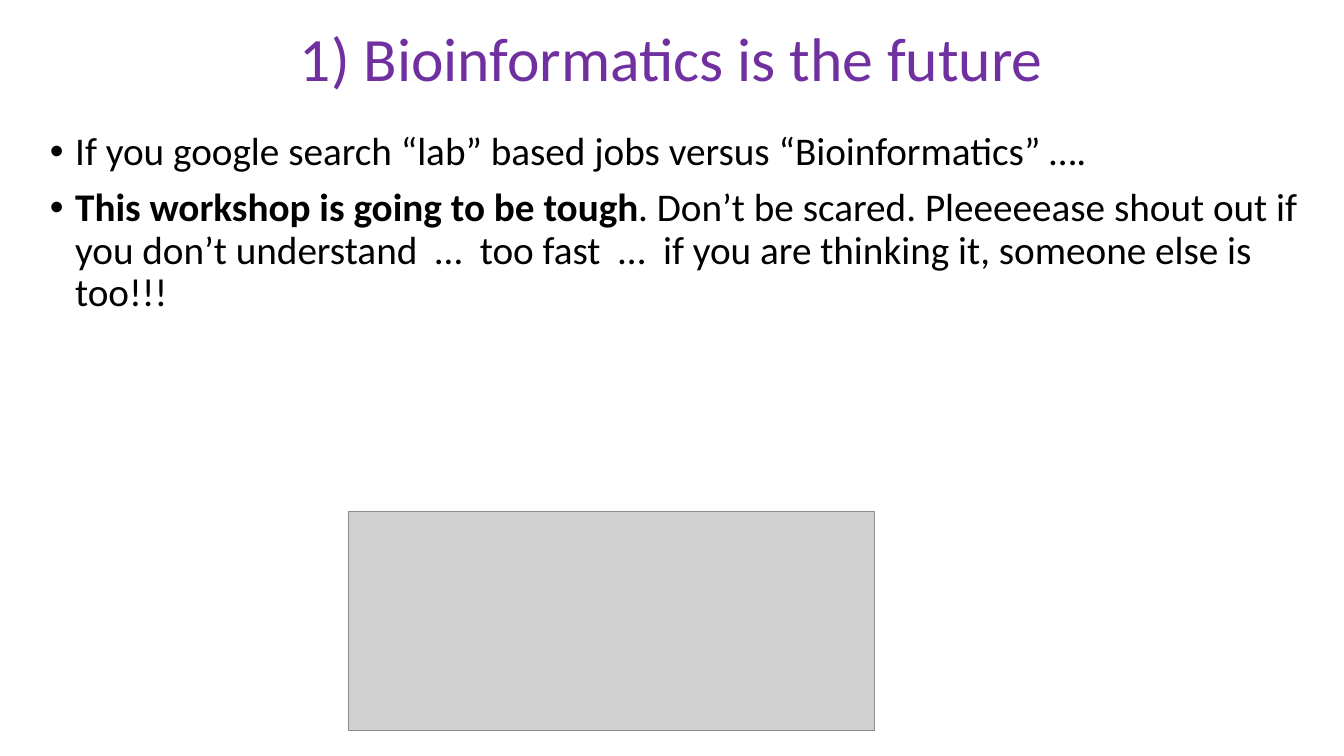
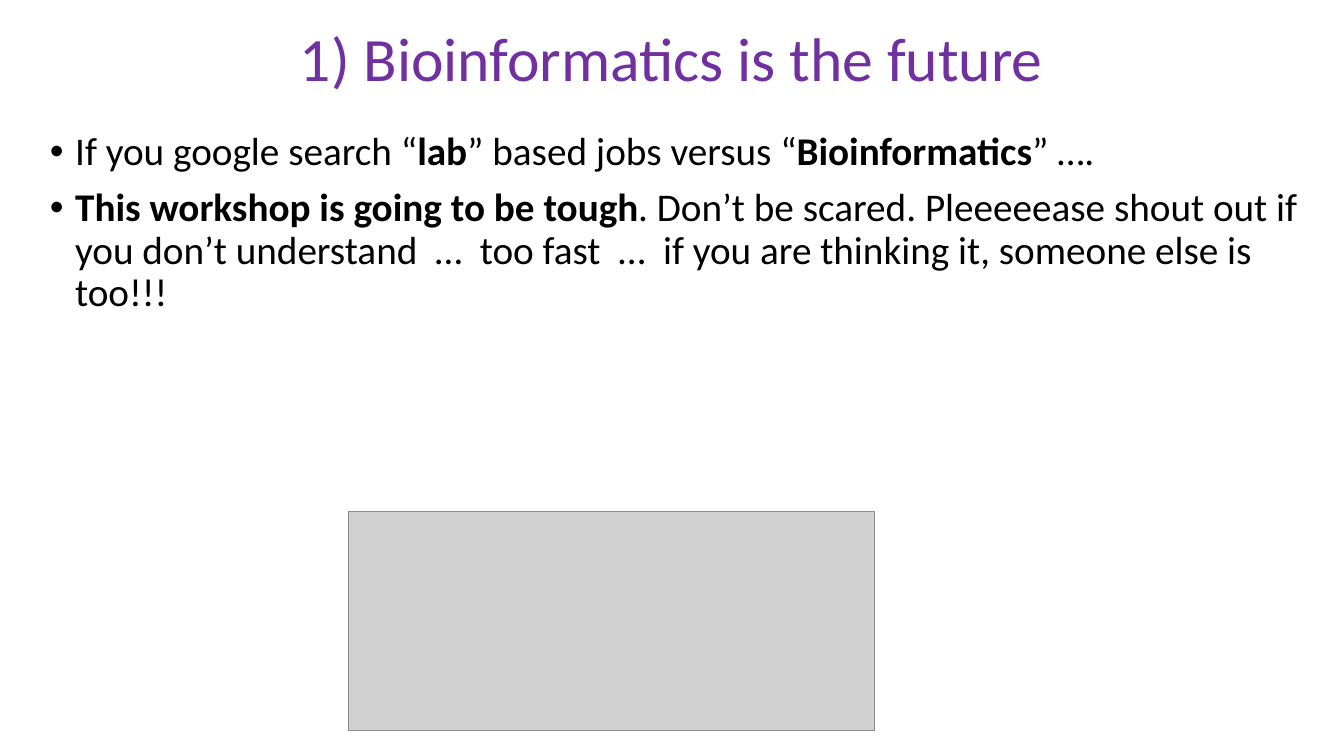
Before and after one commit to peterthorpe5/genome_assembly_workshop, a slide deck: slide 2 of powerpoint/1_ASSEMBLY_WORKSHOP.pptx. Drawn at 1344x756 pixels with LibreOffice and Linux fonts; fonts in the diff are those of the drawing; grey boxes stand for pictures. Boxes give left, top, right and bottom in pixels: in the first picture for what was removed or moved away, otherwise in the second. Text is boxed around its words. In the diff, an @@ line names an element or a change of style, - is before the commit and + after.

```diff
--- a/powerpoint/1_ASSEMBLY_WORKSHOP.pptx
+++ b/powerpoint/1_ASSEMBLY_WORKSHOP.pptx
@@ text at [75, 137, 1048, 172]: bold on in "“lab” “Bioinformatics”" @@
```
Also in this commit, not shown: 1 other slide changed, 2 other files.
